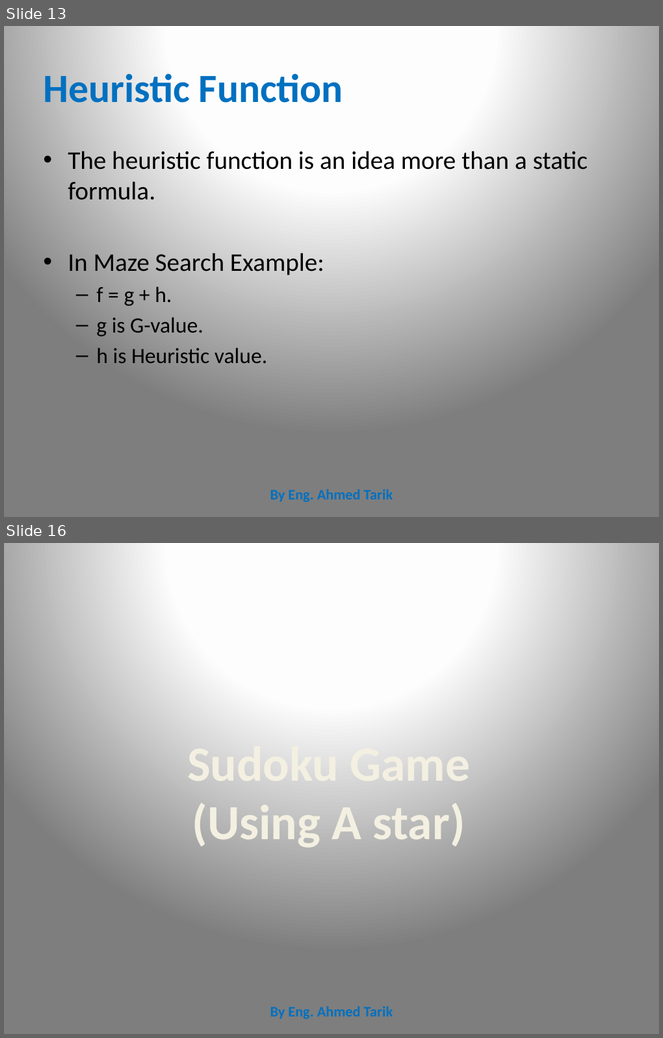
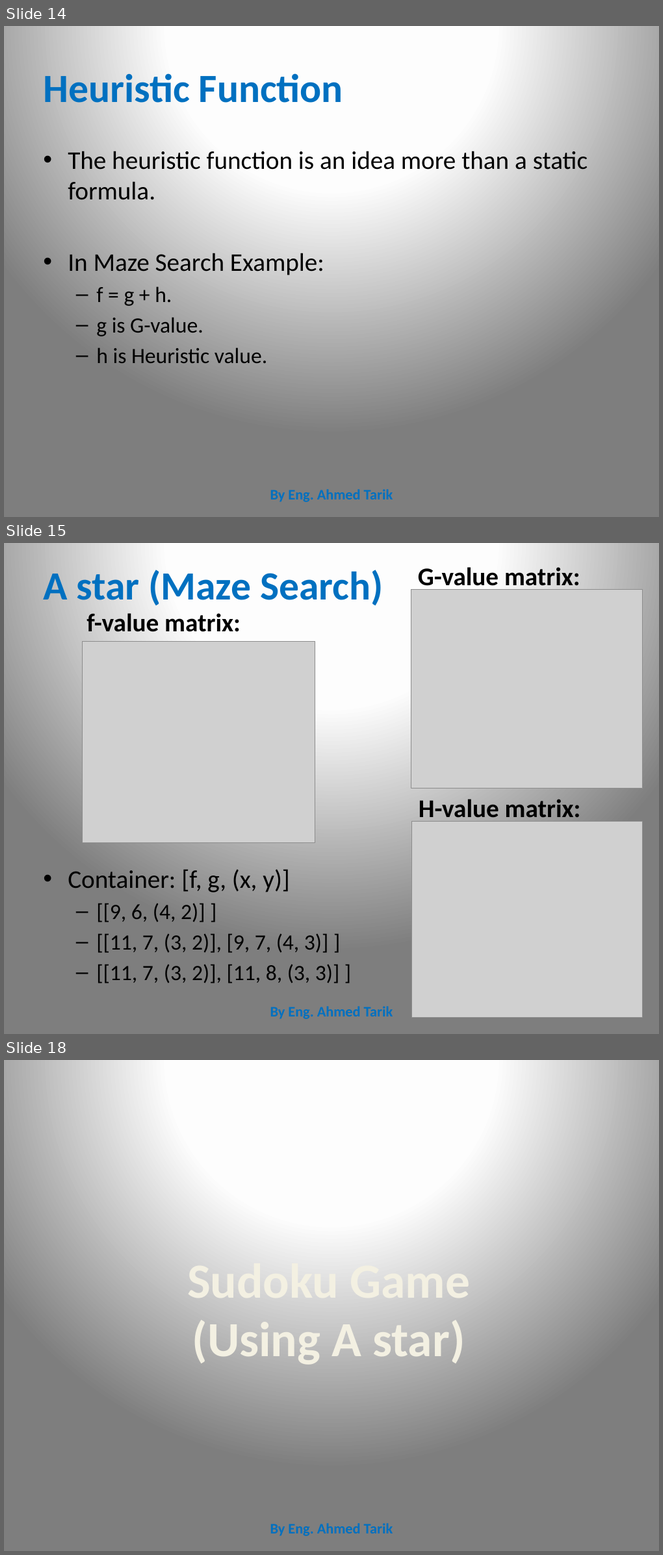
Before and after one commit to CharaD7/AI-class-1, a slide deck: a-star-I.pptx. Shown one above the other, each under a label of ours: slides 13 and 16 before the commit, slides 14, 15 and 18 after it; the slides between them are not shown. The pictures are 663x1038 and 663x1555 pixels, drawn with LibreOffice and Linux fonts; fonts in the diff are those of the drawing; grey boxes stand for pictures. Boxes give left, top, right and bottom in pixels: in the first picture for what was removed or moved away, otherwise in the second. Text is boxed around its words. In the diff, an @@ line names an element or a change of style, - is before the commit and + after.

```diff
--- a/a-star-I.pptx
+++ b/a-star-I.pptx
@@ slide 15 added at (4, 543, 659, 1034), background gradient #FFFFFF to #FEFEFE to #7F7F7F @@
@@ title added at (43, 570, 383, 605), 44 pt, text #0070C0, bold @@
+A star (Maze Search)
@@ text added at (418, 567, 581, 592), 28 pt, text #000000, bold @@
+G-value matrix:
@@ picture added at (412, 590, 643, 789) @@
@@ text added at (87, 613, 241, 632), 28 pt, text #000000, bold @@
+f-value matrix:
@@ picture added at (83, 641, 315, 843) @@
@@ text added at (419, 799, 581, 824), 28 pt, text #000000, bold @@
+H-value matrix:
@@ picture added at (412, 821, 643, 1018) @@
@@ text added at (68, 869, 339, 984), 24 pt, text #000000 @@
+• Container: [f, g, (x, y)]
+  – [[9, 6, (4, 2)] ]
+  – [[11, 7, (3, 2)], [9, 7, (4, 3)] ]
+  – [[11, 7, (3, 2)], [11, 8, (3, 3)] ]
@@ text added at (270, 1006, 393, 1019), 16 pt, text #0070C0, bold @@
+By Eng. Ahmed Tarik
@@ what was slide 13 is now slide 14 @@
@@ what was slide 16 is now slide 18 @@
```
Also in this commit, not shown: 3 slides changed, 1 other slide added.
